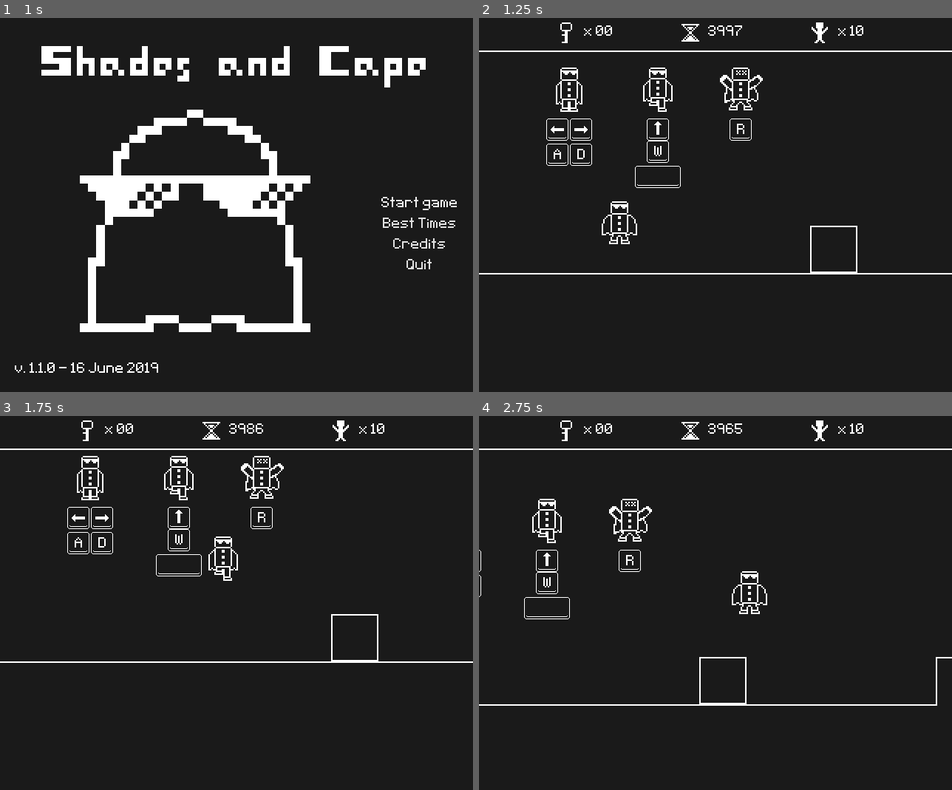
Above: before the commit, frames 1-4 (two rows, left to right).
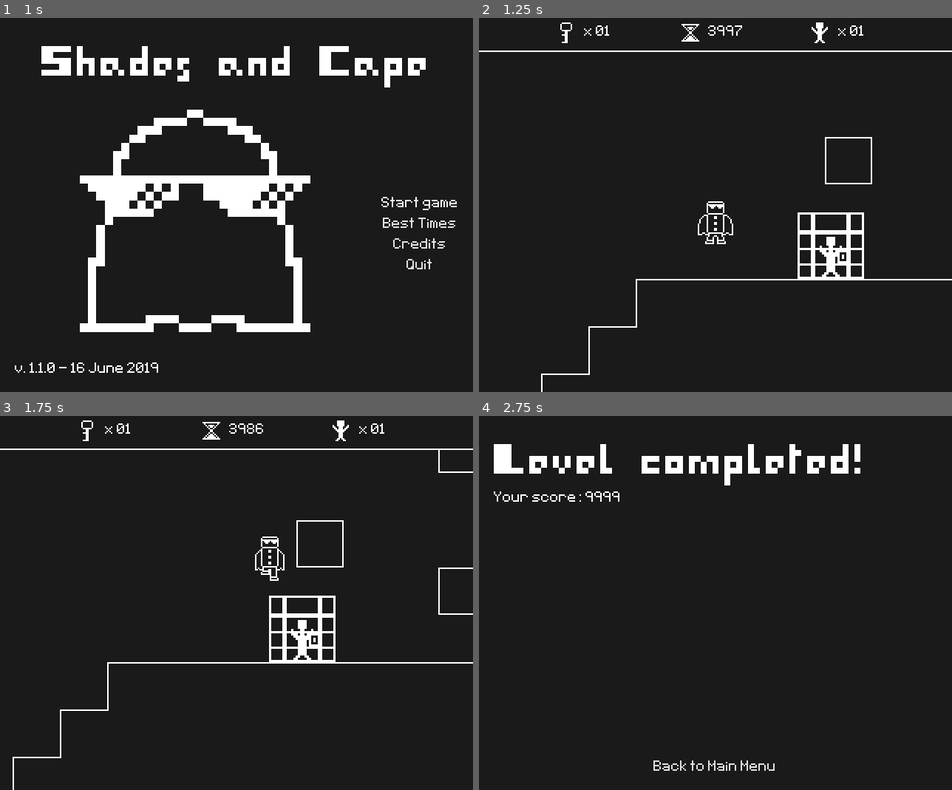
Above: after the commit, the same moments.

Repository: Kiel97/bialjam2019
Game: Godot game, scene res://Menu/MainMenu.tscn
The game is run twice, just before and just after one commit, with the same random seed, the same clock (stepped at 60 frames per second) and the same inputs. Sound files missing from this copy of the repository are replaced by a short silence.
Inputs:
- Up to frame 1 (1 s): click "Start game" at 0.5 s
- Up to frame 2 (1.25 s): no input
- Up to frame 3 (1.75 s): hold Right (move_right) from 1.28 s (still down); tap Up (jump) at 1.52 s
- Up to frame 4 (2.75 s): keep holding Right (move_right); tap Up (jump) at 2.27 s

Frame 1 is identical in both runs. In frame 2, 3.9% of the frame differs, in the area x 0-100%, y 1-100%; in frame 3, 3.8%; in frame 4, 5.0%, in the area x 0-100%, y 1-95%.

Commit message:
Modified scene to quickly test highscore system

Diff:
--- a/Bialjam2019/Levels/Level.tscn
+++ b/Bialjam2019/Levels/Level.tscn
@@ -96,7 +96,6 @@
 position = Vector2( 1151, 72 )
 
 [node name="Cages" type="Node" parent="."]
-editor/display_folded = true
 
 [node name="Cage" parent="Cages" instance=ExtResource( 6 )]
 position = Vector2( 612, 453 )
@@ -104,11 +103,11 @@
 
 [node name="Cage2" parent="Cages" instance=ExtResource( 6 )]
 position = Vector2( 816, 518 )
-state = 2
+state = 1
 
 [node name="Cage3" parent="Cages" instance=ExtResource( 6 )]
 position = Vector2( 1081, 646 )
-state = 0
+state = 1
 
 [node name="Cage4" parent="Cages" instance=ExtResource( 6 )]
 position = Vector2( 1208, 646 )
@@ -116,19 +115,19 @@
 
 [node name="Cage5" parent="Cages" instance=ExtResource( 6 )]
 position = Vector2( 1144, 293 )
-state = 0
+state = 1
 
 [node name="Cage6" parent="Cages" instance=ExtResource( 6 )]
 position = Vector2( 1391, 293 )
-state = 2
+state = 1
 
 [node name="Cage7" parent="Cages" instance=ExtResource( 6 )]
 position = Vector2( 1523, 293 )
-state = 2
+state = 1
 
 [node name="Cage8" parent="Cages" instance=ExtResource( 6 )]
 position = Vector2( 1308, 901 )
-state = 0
+state = 1
 
 [node name="Cage9" parent="Cages" instance=ExtResource( 6 )]
 position = Vector2( 1539, 933 )
@@ -136,27 +135,27 @@
 
 [node name="Cage10" parent="Cages" instance=ExtResource( 6 )]
 position = Vector2( 2199, 869 )
-state = 0
+state = 1
 
 [node name="Cage11" parent="Cages" instance=ExtResource( 6 )]
 position = Vector2( 2015, 646 )
-state = 0
+state = 1
 
 [node name="Cage12" parent="Cages" instance=ExtResource( 6 )]
 position = Vector2( 2572, 614 )
-state = 2
+state = 1
 
 [node name="Cage13" parent="Cages" instance=ExtResource( 6 )]
 position = Vector2( 2768, 485 )
-state = 0
+state = 1
 
 [node name="Cage14" parent="Cages" instance=ExtResource( 6 )]
 position = Vector2( 3086, 230 )
-state = 0
+state = 1
 
 [node name="Cage15" parent="Cages" instance=ExtResource( 6 )]
 position = Vector2( 2768, 230 )
-state = 2
+state = 1
 
 [node name="Cage16" parent="Cages" instance=ExtResource( 6 )]
 position = Vector2( 2700, 230 )
@@ -164,15 +163,15 @@
 
 [node name="Cage17" parent="Cages" instance=ExtResource( 6 )]
 position = Vector2( 2512, 230 )
-state = 0
+state = 1
 
 [node name="Cage18" parent="Cages" instance=ExtResource( 6 )]
 position = Vector2( 2447, 230 )
-state = 0
+state = 1
 
 [node name="Hero" parent="." instance=ExtResource( 7 )]
 editor/display_folded = true
-position = Vector2( 95, 556 )
+position = Vector2( 534, 424 )
 
 [node name="BackgroundPlayer" type="AudioStreamPlayer" parent="."]
 stream = ExtResource( 8 )
